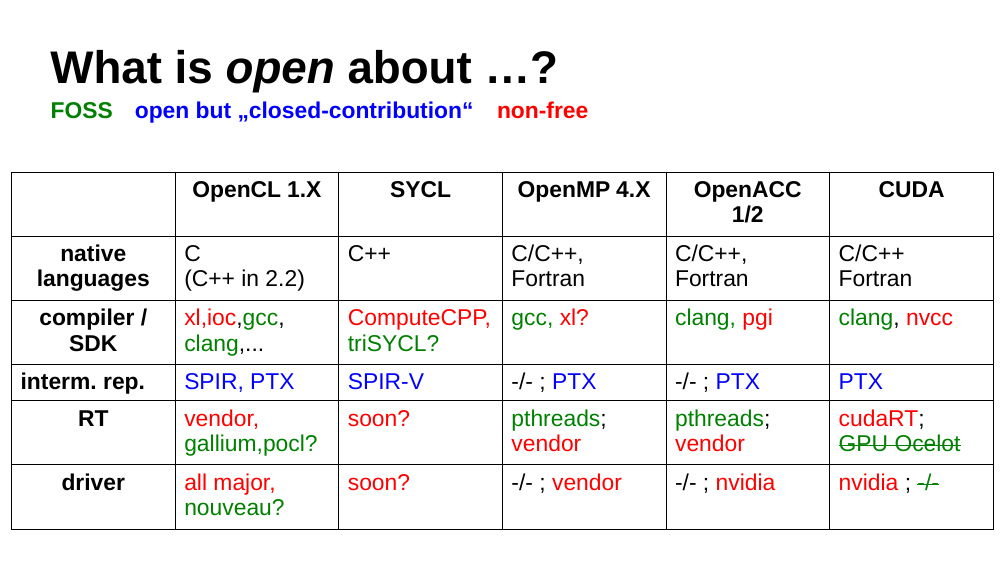
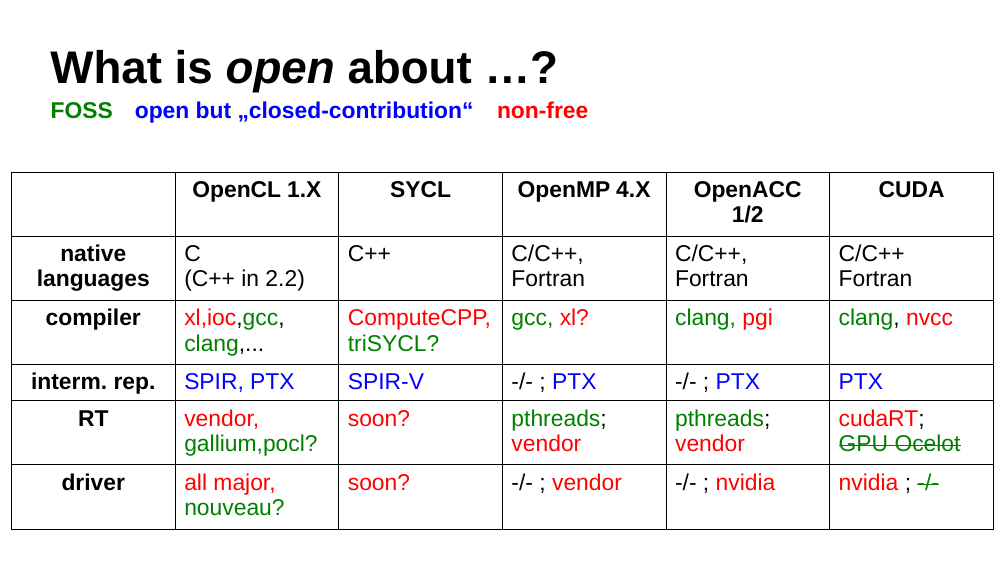
Before and after one commit to ax3l/datenspuren_2016, a slide deck: slide 24 of Slides.odp (slide 19 before the commit). Drawn at 1008x567 pixels with LibreOffice and Linux fonts; fonts in the diff are those of the drawing; background and template pictures are left out. Boxes give left, top, right and bottom in pixels: in the first picture for what was removed or moved away, otherwise in the second. Text is boxed around its words. In the diff, an @@ line names an element or a change of style, - is before the commit and + after.

```diff
--- a/Slides.odp
+++ b/Slides.odp
@@ table at (12, 172, 994, 520) @@
-row 3, column 1: compiler / SDK
+row 3, column 1: compiler
@@ alignment left to centre @@
```
Also in this commit, not shown: 5 other slides changed, 5 slides added.
